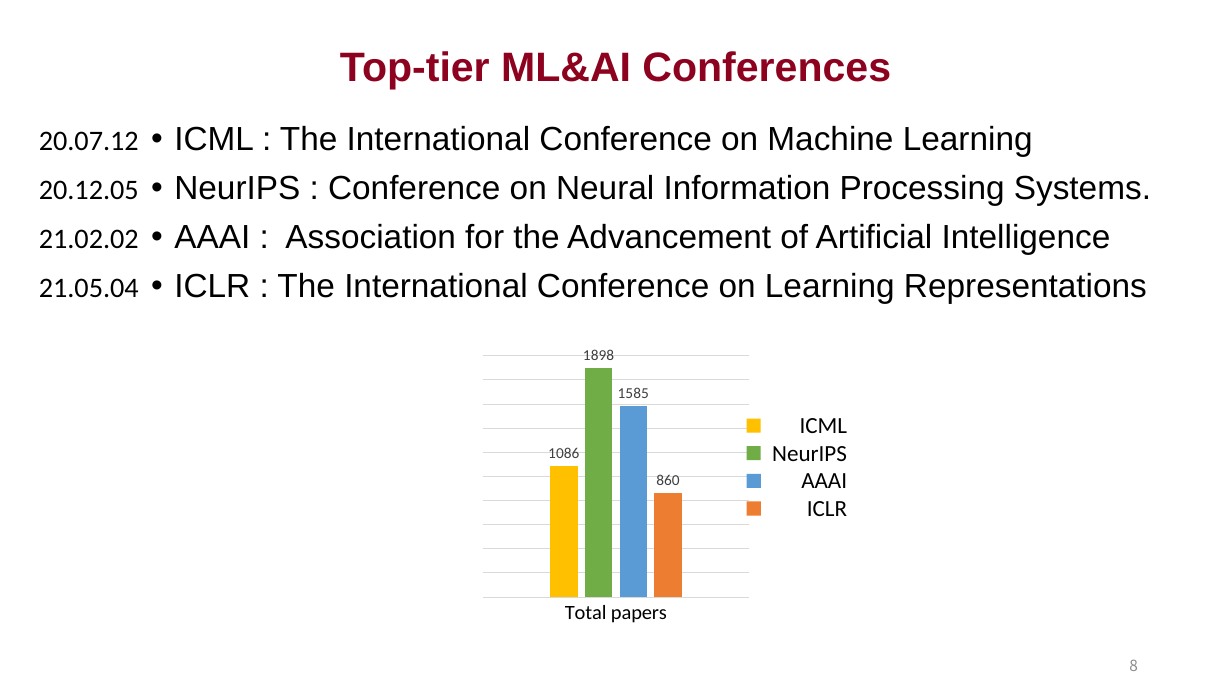
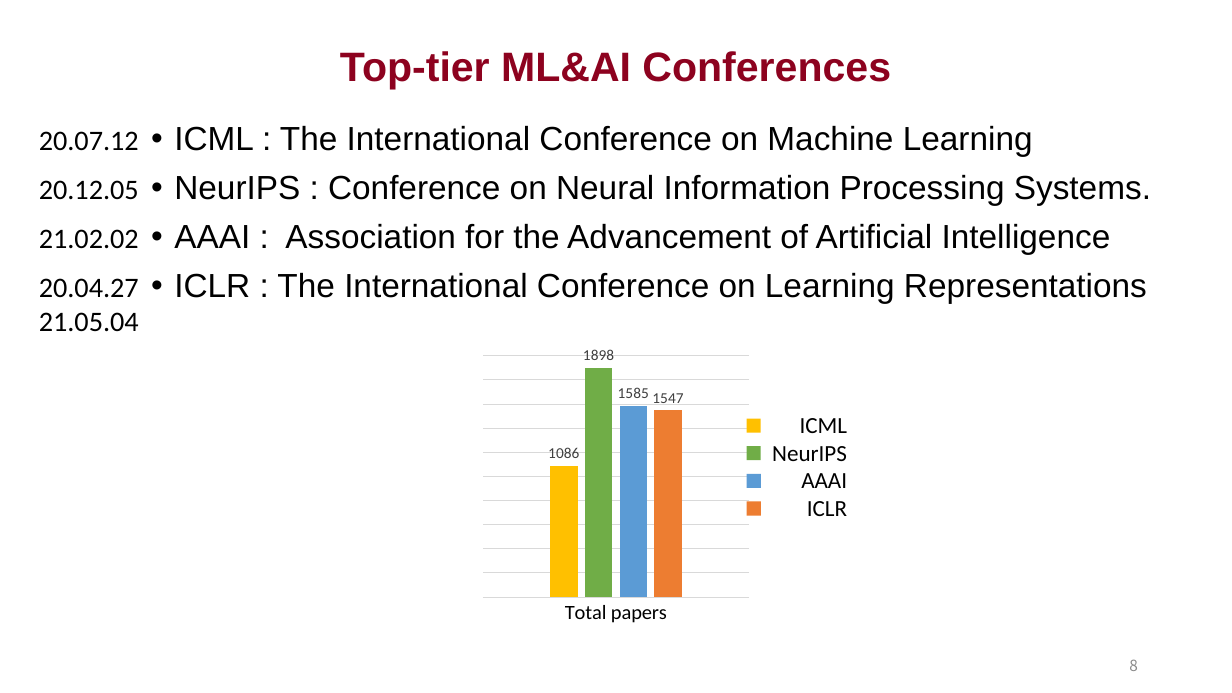
Before and after one commit to whitepurple/Simple-NGram, a slide deck: slide 8 of Title analysis of top-tier conference accepted papers.pptx. Drawn at 1232x693 pixels with LibreOffice and Linux fonts; fonts in the diff are those of the drawing. Boxes give left, top, right and bottom in pixels: in the first picture for what was removed or moved away, otherwise in the second. Text is boxed around its words. In the diff, an @@ line names an element or a change of style, - is before the commit and + after.

```diff
--- a/Title analysis of top-tier conference accepted papers.pptx
+++ b/Title analysis of top-tier conference accepted papers.pptx
@@ text at [39,278,139,298]: paragraph added @@
+20.04.27
@@ column chart at [478,347,755,631] @@
@@ Series 4, Total papers: 860 to 1547 @@
```
Also in this commit, not shown: 12 other slides changed, 3 slides added, 2 slides removed, 1 other file.
